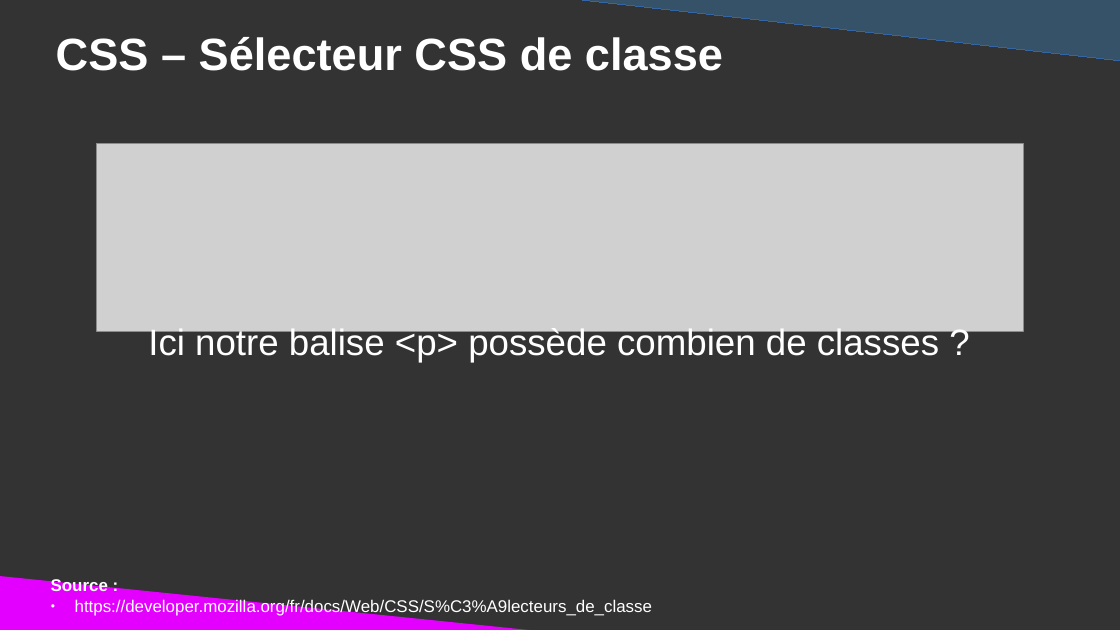
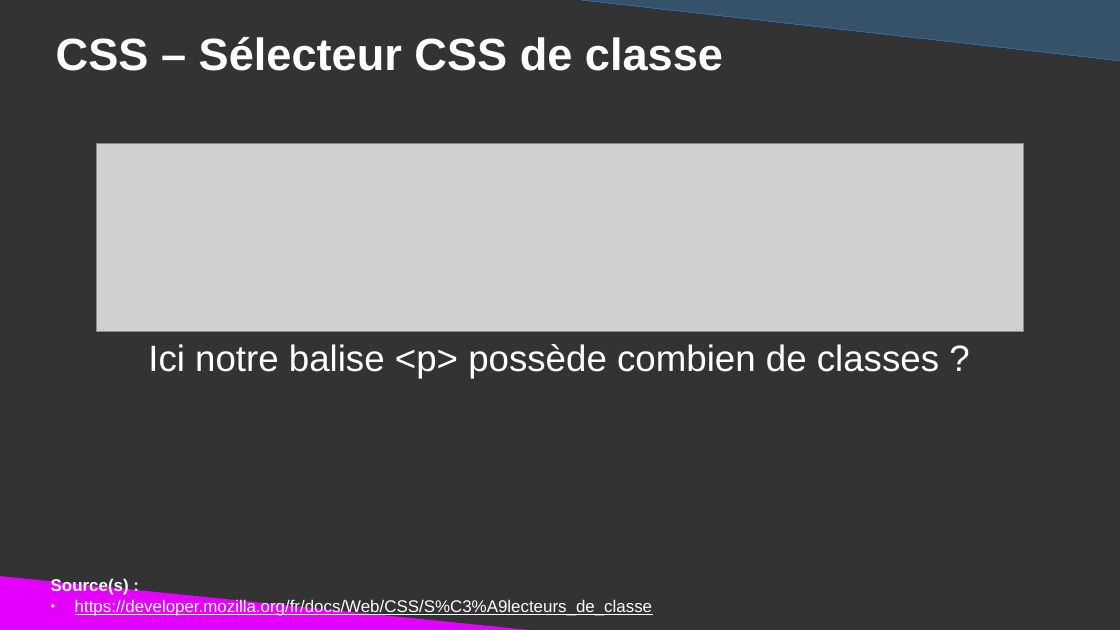
Before and after one commit to DanYellow/cours, a slide deck: slide 34 of integration-web-s1/travaux-pratiques/numero-3/presentation.odp. Drawn at 1120x630 pixels with LibreOffice and Linux fonts; fonts in the diff are those of the drawing; grey boxes stand for pictures. Boxes give left, top, right and bottom in pixels: in the first picture for what was removed or moved away, otherwise in the second. Text is boxed around its words. In the diff, an @@ line names an element or a change of style, - is before the commit and + after.

```diff
--- a/integration-web-s1/travaux-pratiques/numero-3/presentation.odp
+++ b/integration-web-s1/travaux-pratiques/numero-3/presentation.odp
@@ title "Ici notre balise <p> possède ...": place and size @@
-title "Ici notre balise <p> possède ..." at bbox=[148, 327, 939, 363]
+title "Ici notre balise <p> possède ..." at bbox=[148, 344, 939, 379]
@@ text at bbox=[51, 577, 129, 595]: text changed @@
-Source :
+Source(s) :
@@ text at bbox=[75, 598, 652, 616]: underline on in "https://developer.mozilla.org/fr/docs/Web/CSS/S%C3%A9lecteur ..." @@
```
Also in this commit, not shown: 3 other slides changed, 4 other files.
